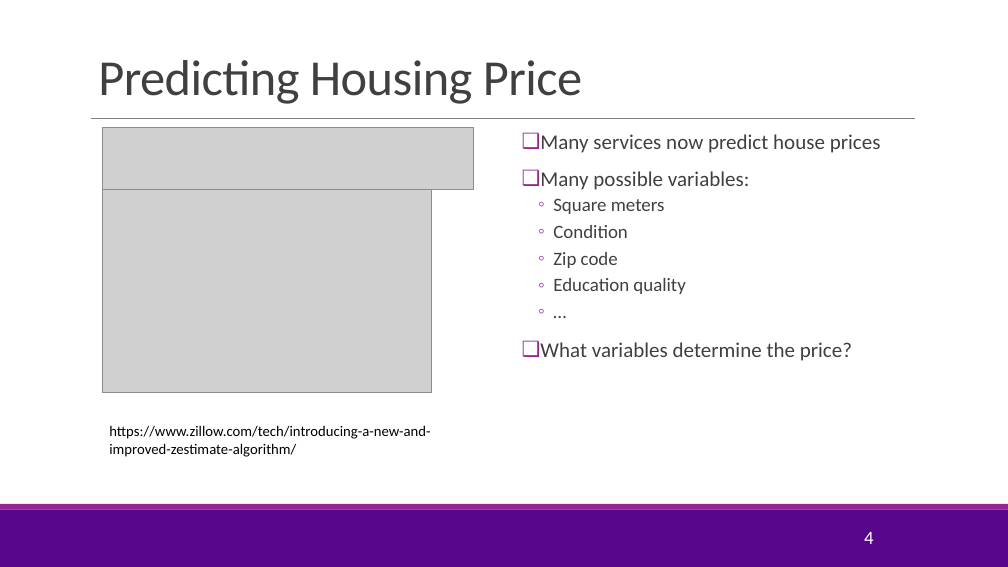
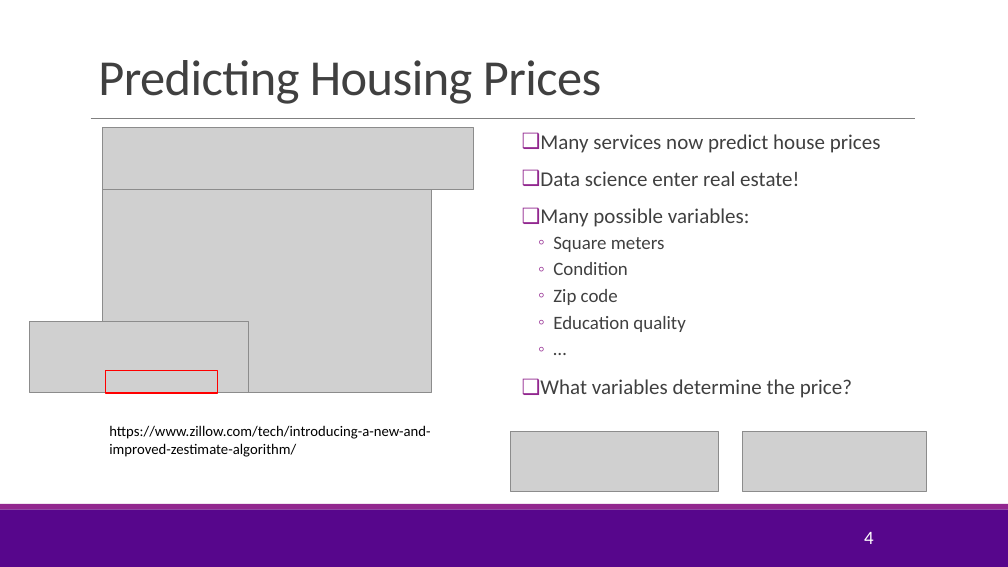
Before and after one commit to sdrangan/introml, a slide deck: slide 4 of lectures/Lect05_Lasso.pptx. Drawn at 1008x567 pixels with LibreOffice and Linux fonts; fonts in the diff are those of the drawing; grey boxes stand for pictures; background and template pictures are left out. Boxes give left, top, right and bottom in pixels: in the first picture for what was removed or moved away, otherwise in the second. Text is boxed around its words. In the diff, an @@ line names an element or a change of style, - is before the commit and + after.

```diff
--- a/lectures/Lect05_Lasso.pptx
+++ b/lectures/Lect05_Lasso.pptx
@@ title at (98,60,602,104): text changed @@
-Predicting Housing Price
+Predicting Housing Prices
@@ text at (540,171,799,186): paragraph added @@
+❑ Data science enter real estate!
@@ picture added at (29,322,248,393) @@
@@ rectangle added at (105,371,217,393), outline #FF0000 1.25 pt @@
@@ picture added at (510,432,718,491) @@
@@ picture added at (743,432,926,491) @@
```
Also in this commit, not shown: 7 other slides changed, 1 other file.
